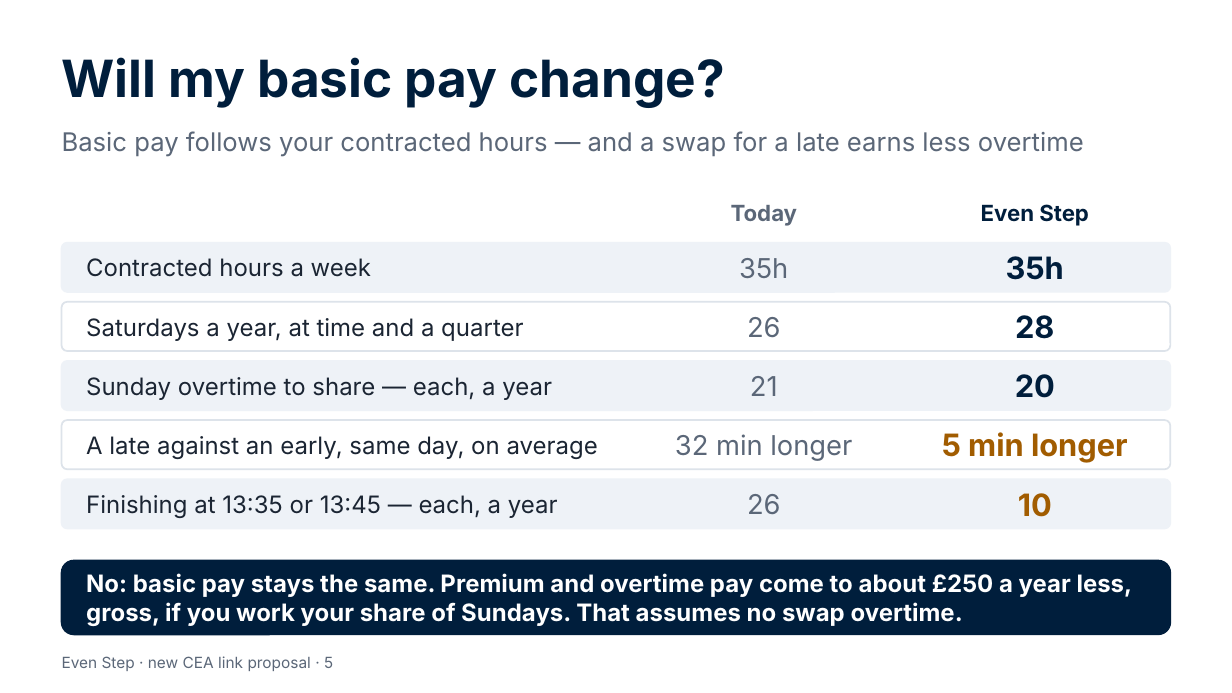
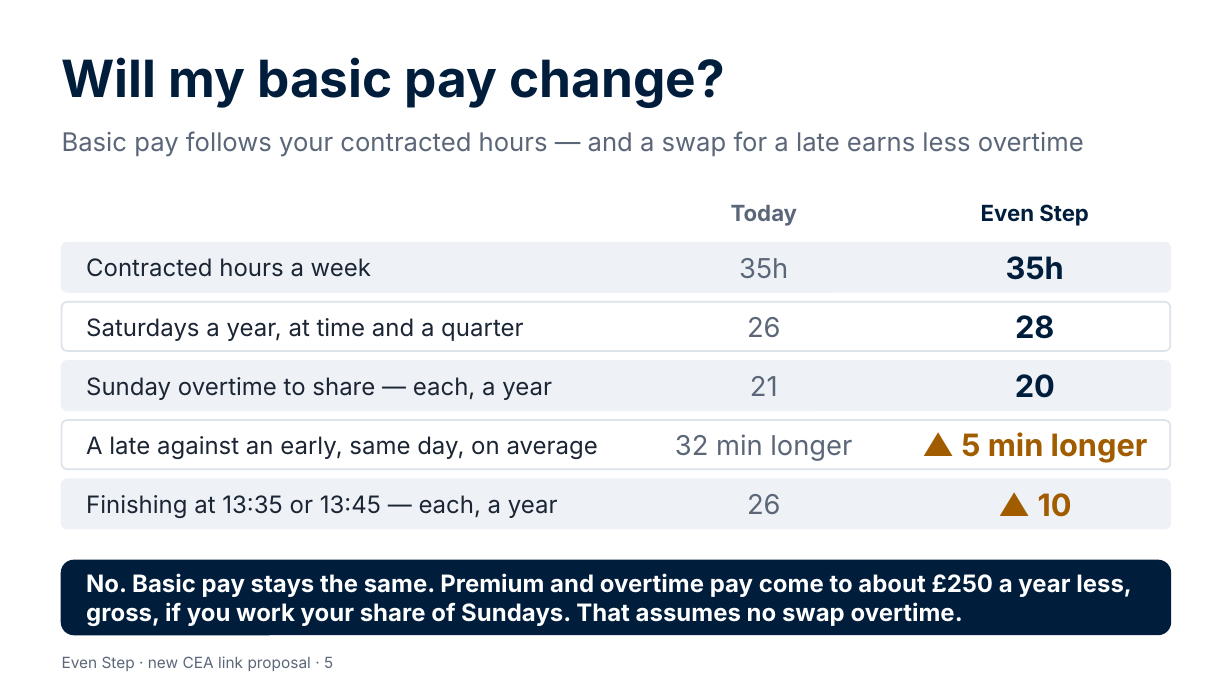
Before and after one commit to Garethdavidmiller/roster-app, a slide deck: slide 5 of docs/links-26/presentations/Even-Step-for-colleagues.pptx. Drawn at 1232x693 pixels with LibreOffice and Linux fonts; fonts in the diff are those of the drawing. Boxes give left, top, right and bottom in pixels: in the first picture for what was removed or moved away, otherwise in the second. Text is boxed around its words. In the diff, an @@ line names an element or a change of style, - is before the commit and + after.

```diff
--- a/docs/links-26/presentations/Even-Step-for-colleagues.pptx
+++ b/docs/links-26/presentations/Even-Step-for-colleagues.pptx
@@ text at (961,432,1148,463): text changed @@
-5 min longer
+▲ 5 min longer
@@ text at (1038,493,1072,517): text changed @@
-10
+▲ 10
@@ text at (86,573,1132,626): text changed @@
-No: basic pay stays the same. Premium and overtime pay come to about £250 a year less, gross, if you work your share of Sundays. That assumes no swap overtime.
+No. Basic pay stays the same. Premium and overtime pay come to about £250 a year less, gross, if you work your share of Sundays. That assumes no swap overtime.
```
Also in this commit, not shown: 10 other slides changed, 56 other files.
